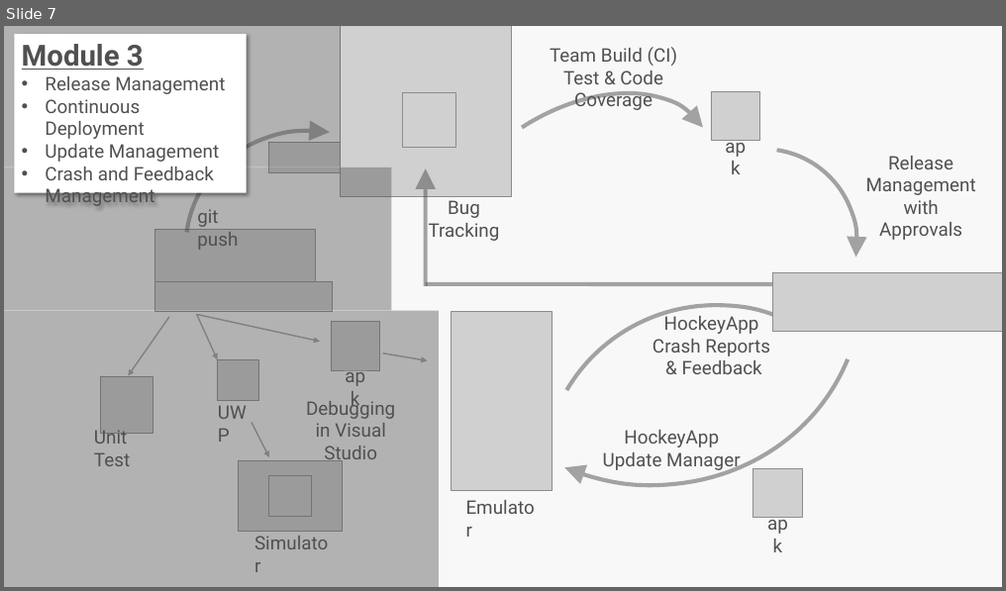
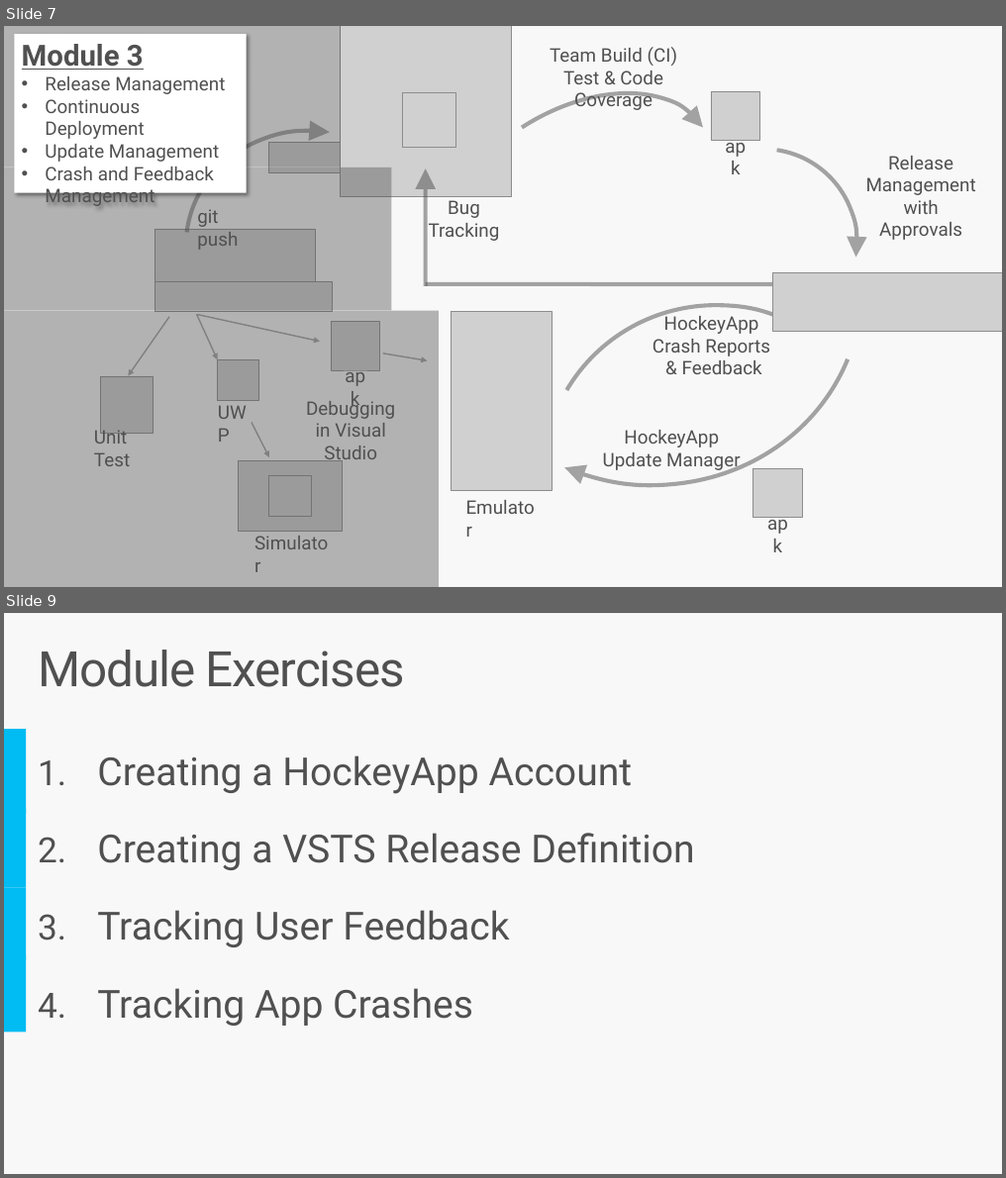
Before and after one commit to sriramdasbalaji/CodeLabs-MobileDevOps, a slide deck: Module3-CD/Slides/Mobile DevOps Module 3.pptx. Shown one above the other, each under a label of ours: slide 7 before the commit, slides 7 and 9 after it; the slides between them are not shown. The pictures are 1006x591 and 1006x1178 pixels, drawn with LibreOffice and Linux fonts; fonts in the diff are those of the drawing; grey boxes stand for pictures. Boxes give left, top, right and bottom in pixels: in the first picture for what was removed or moved away, otherwise in the second. Text is boxed around its words. In the diff, an @@ line names an element or a change of style, - is before the commit and + after.

Commit message:
Updates slide decks for all modules with consistent content formatting and other small tweaks

```diff
--- a/Module3-CD/Slides/Mobile DevOps Module 3.pptx
+++ b/Module3-CD/Slides/Mobile DevOps Module 3.pptx
@@ slide 9 added at box(4, 613, 1002, 1174), background #F8F8F8 @@
@@ title added at box(38, 650, 405, 687), 48 pt, text #505050 @@
+Module Exercises
@@ rectangle added at box(4, 729, 26, 814), fill #00BCF2 @@
@@ text added at box(97, 756, 694, 1026), 38 pt, text #505050 @@
+1. Creating a HockeyApp Account
+2. Creating a VSTS Release Definition
+3. Tracking User Feedback
+4. Tracking App Crashes
@@ rectangle added at box(4, 808, 26, 888), fill #00BCF2 @@
@@ rectangle added at box(4, 887, 26, 960), fill #00BCF2 @@
@@ rectangle added at box(4, 955, 26, 1032), fill #00BCF2 @@
```
Also in this commit, not shown: 4 slides changed, 2 other slides added, 1 slide removed, 2 other files.
